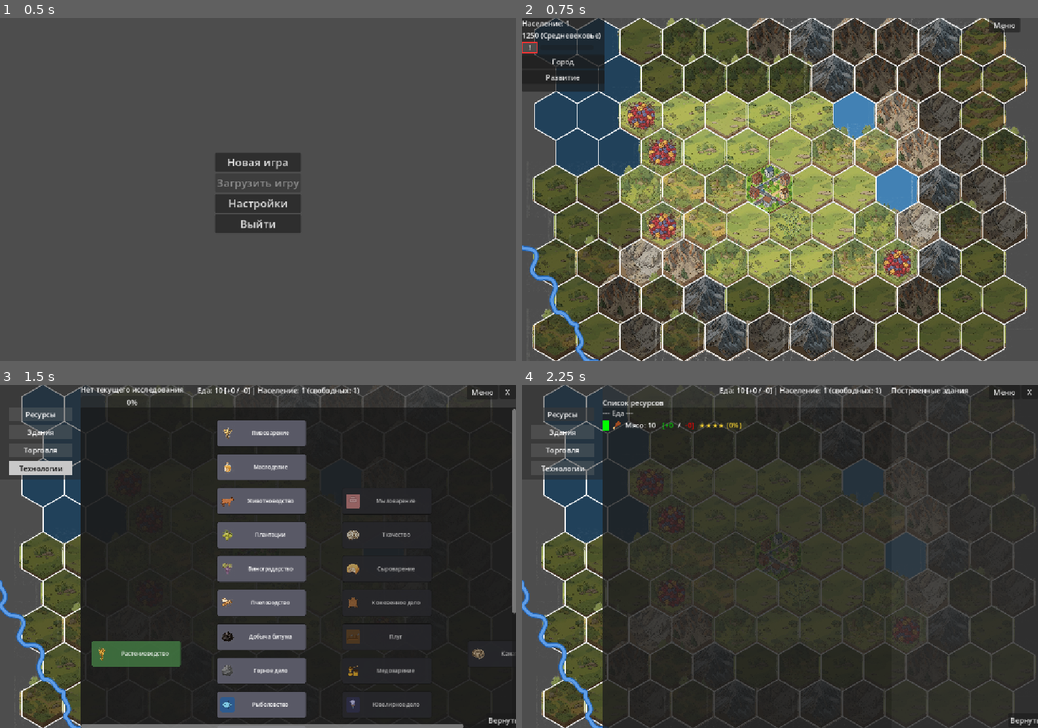
Above: before the commit, frames 1-4 (two rows, left to right).
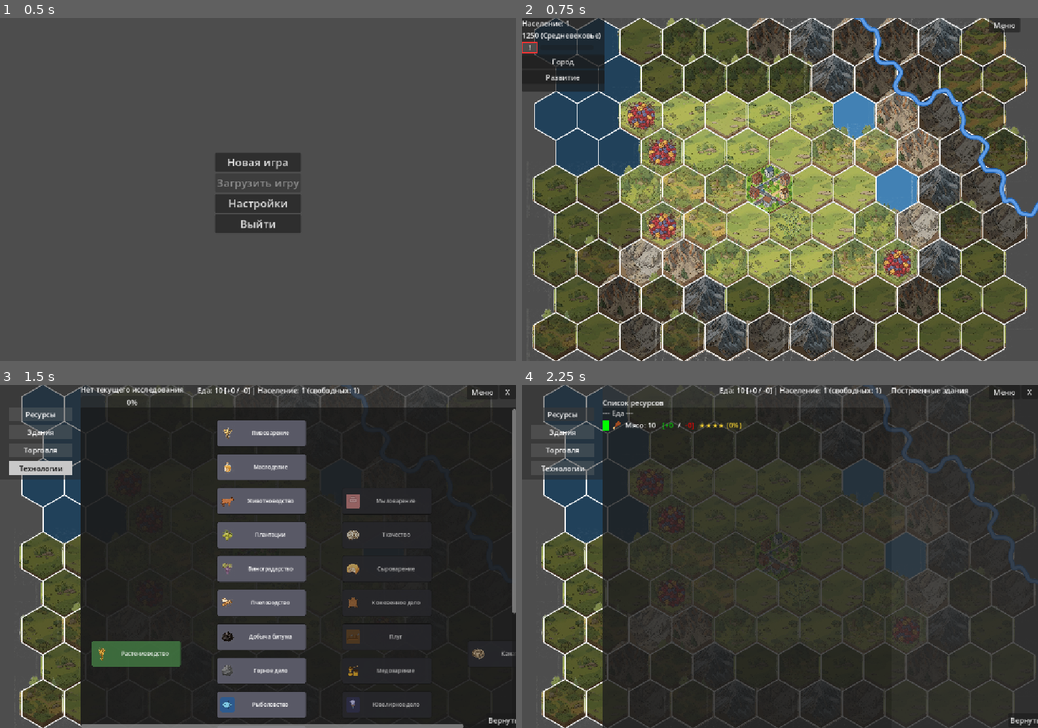
Above: after the commit, the same moments.

Repository: Night-Pryanik/The-City
Game: Godot game, scene res://scenes/main_menu.tscn
The game is run twice, just before and just after one commit, with the same random seed, the same clock (stepped at 60 frames per second) and the same inputs.
Inputs (mouse positions are in pixels of both pictures, inside the frame that each line leads up to):
- Up to frame 1 (0.5 s): no input
- Up to frame 2 (0.75 s): click "Новая игра" at 0.5 s
- Up to frame 3 (1.5 s): click (10, 415) at 1.25 s
- Up to frame 4 (2.25 s): click "Ресурсы" at 2 s

Frame 1 is identical in both runs. In frame 2, 1.5% of the frame differs, in the area x 0-100%, y 0-100%; in frame 3, 0.6%; in frame 4, 1.2%.

Commit message:
Revert "Исток рек - в горах (в холмах, если гор не нашлось), устье - в озерах"
This reverts commit 8bcdcf4cf9d43c8ac3a0b8aa8d15e01681bb32f1.

Diff:
--- a/scripts/main_map.gd
+++ b/scripts/main_map.gd
@@ -421,16 +421,8 @@
                 else:
                     tile["terrain_icon"] = ""
 
-    # Генерируем реки (визуальные) по всей карте и помечаем рёбра реки в данных гексов.
-    # Исток реки должен быть в горах (или в холмах, если гор не нашлось), устье — в озере,
-    # а как минимум одна река обязана пересекать текущее видимое окно «Кольцо + Регион».
-    var visible_bounds = {
-        "min_row": region_start_row,
-        "max_row": region_end_row,
-        "min_col": region_start_col,
-        "max_col": region_end_col,
-    }
-    river_manager.generate_rivers(map_rows, map_cols, HEX_RADIUS, tile_data, visible_bounds)
+    # Генерируем реки (визуальные) по всей карте и помечаем рёбра реки в данных гексов
+    river_manager.generate_rivers(map_rows, map_cols, HEX_RADIUS)
     river_manager.mark_river_edges(tile_data, map_rows, map_cols, HEX_RADIUS)
 
 func _is_hex_adjacent_to_canal(row: int, col: int) -> bool:
--- a/scripts/river_manager.gd
+++ b/scripts/river_manager.gd
@@ -28,209 +28,28 @@
 # -------------------------------------------------------
 # Главный метод: генерирует реки на карте
 # -------------------------------------------------------
-func generate_rivers(rows: int, cols: int, radius: float, tile_data: Array = [], visible_bounds: Dictionary = {}) -> void:
+func generate_rivers(rows: int, cols: int, radius: float) -> void:
     rivers = []
     if rows < 3 or cols < 3:
         return
 
     var graph = _build_vertex_graph(rows, cols, radius)
-    var used_vertices: Dictionary = {}
+    var border_vertices = _find_border_vertices(graph, rows, cols)
+
+    if border_vertices.is_empty():
+        return
+
+    var used_vertices: Dictionary = {} # Вершины, уже занятые реками
     var num_rivers = randi_range(NUM_RIVERS_MIN, NUM_RIVERS_MAX)
-
-    var mountain_or_hill_vertices = _collect_terrain_vertices(graph, tile_data, ["mountain", "hill"], radius)
-    var lake_vertices = _collect_terrain_vertices(graph, tile_data, ["lake"], radius)
-    var visible_start_vertices = _collect_terrain_vertices(graph, tile_data, ["mountain", "hill"], radius, visible_bounds)
-
     for _i in range(num_rivers):
-        var river: Array = []
-        if not mountain_or_hill_vertices.is_empty() and not lake_vertices.is_empty():
-            river = _generate_terrain_river(graph, tile_data, mountain_or_hill_vertices, lake_vertices, used_vertices)
-        if river.size() < MIN_RIVER_LENGTH:
-            var border_vertices = _find_border_vertices(graph, rows, cols)
-            if not border_vertices.is_empty():
-                river = _try_generate_river(graph, border_vertices, rows, cols, radius, used_vertices)
+        var river = _try_generate_river(graph, border_vertices, rows, cols, radius, used_vertices)
         if river.size() >= MIN_RIVER_LENGTH:
+            # Добавляем все вершины новой реки в used_vertices
             for pt in river:
                 var key = _vertex_key(pt)
                 used_vertices[key] = true
             rivers.append(river)
 
-    if visible_bounds.has("min_row") and visible_bounds.has("max_row") and visible_bounds.has("min_col") and visible_bounds.has("max_col"):
-        if not _has_river_in_visible_window(rivers, visible_bounds, radius):
-            var forced_river = _generate_terrain_river(graph, tile_data, visible_start_vertices, lake_vertices, used_vertices, visible_bounds)
-            if forced_river.size() >= MIN_RIVER_LENGTH:
-                for pt in forced_river:
-                    var key = _vertex_key(pt)
-                    used_vertices[key] = true
-                rivers.append(forced_river)
-
-
-func _collect_terrain_vertices(graph: Dictionary, tile_data: Array, terrain_names: Array, radius: float, bounds: Dictionary = {}) -> Array:
-    var result: Array = []
-    if tile_data.is_empty():
-        return result
-
-    var rows: int = tile_data.size()
-    var cols: int = 0
-    if rows > 0:
-        cols = tile_data[0].size()
-    for row in range(rows):
-        for col in range(cols):
-            if not _in_bounds(row, col, bounds):
-                continue
-            var tile = tile_data[row][col]
-            if tile == null:
-                continue
-            if not terrain_names.has(tile.get("terrain", "plain")):
-                continue
-            for vidx in range(6):
-                var pos = HexUtils.hex_vertex(row, col, vidx, radius)
-                var vkey = _vertex_key(pos)
-                if graph["positions"].has(vkey):
-                    result.append(vkey)
-    return result
-
-func _in_bounds(row: int, col: int, bounds: Dictionary) -> bool:
-    if bounds.is_empty():
-        return true
-    if not bounds.has("min_row") or not bounds.has("max_row") or not bounds.has("min_col") or not bounds.has("max_col"):
-        return true
-    return row >= int(bounds["min_row"]) and row <= int(bounds["max_row"]) and col >= int(bounds["min_col"]) and col <= int(bounds["max_col"])
-
-func _generate_terrain_river(graph: Dictionary, tile_data: Array, start_keys: Array, lake_keys: Array, used_vertices: Dictionary, visible_bounds: Dictionary = {}) -> Array:
-    if start_keys.is_empty() or lake_keys.is_empty():
-        return []
-
-    var start_pool: Array = start_keys
-    if not visible_bounds.is_empty():
-        var visible_candidates: Array = []
-        for key in start_keys:
-            if _vertex_in_visible_bounds(key, graph, visible_bounds):
-                visible_candidates.append(key)
-        if not visible_candidates.is_empty():
-            start_pool = visible_candidates
-
-    for _attempt in range(NUM_RIVER_ATTEMPTS):
-        var start_key = start_pool[randi() % start_pool.size()]
-        var goal_key = lake_keys[randi() % lake_keys.size()]
-        if start_key == goal_key:
-            continue
-
-        var path_keys = _find_river_path(graph, start_key, goal_key, used_vertices, tile_data)
-        if path_keys.is_empty() or path_keys.size() < MIN_RIVER_LENGTH:
-            continue
-
-        var path: Array = []
-        for key in path_keys:
-            path.append(graph["positions"][key])
-        return path
-    return []
-
-func _vertex_in_visible_bounds(vertex_key: String, graph: Dictionary, visible_bounds: Dictionary) -> bool:
-    if not graph["positions"].has(vertex_key):
-        return false
-    var pos = graph["positions"][vertex_key]
-    var best_row := 0
-    var best_col := 0
-    var best_dist := INF
-    for row in range(int(visible_bounds["min_row"]), int(visible_bounds["max_row"]) + 1):
-        for col in range(int(visible_bounds["min_col"]), int(visible_bounds["max_col"]) + 1):
-            var center = HexUtils.hex_center(row, col, 1.0)
-            var dist = pos.distance_to(center)
-            if dist < best_dist:
-                best_dist = dist
-                best_row = row
-                best_col = col
-    return best_row >= int(visible_bounds["min_row"]) and best_row <= int(visible_bounds["max_row"]) and best_col >= int(visible_bounds["min_col"]) and best_col <= int(visible_bounds["max_col"])
-
-func _has_river_in_visible_window(river_list: Array, visible_bounds: Dictionary, radius: float) -> bool:
-    if river_list.is_empty() or visible_bounds.is_empty():
-        return false
-    for river in river_list:
-        for point in river:
-            for row in range(int(visible_bounds["min_row"]), int(visible_bounds["max_row"]) + 1):
-                for col in range(int(visible_bounds["min_col"]), int(visible_bounds["max_col"]) + 1):
-                    var center = HexUtils.hex_center(row, col, radius)
-                    if point.distance_to(center) <= radius * 1.5:
-                        return true
-    return false
-
-func _find_river_path(graph: Dictionary, start_key: String, goal_key: String, merge_keys: Dictionary, tile_data: Array) -> Array:
-    var vertex_positions: Dictionary = graph["positions"]
-    var neighbors_map: Dictionary = graph["neighbors"]
-    var goal_vertex_keys: Dictionary = {}
-    for key in lake_vertex_keys_for_goal(goal_key, graph):
-        goal_vertex_keys[key] = true
-
-    var open_set: Array = [start_key]
-    var came_from: Dictionary = {}
-    var g_score: Dictionary = {start_key: 0.0}
-    var f_score: Dictionary = {start_key: _heuristic(start_key, goal_key, vertex_positions)}
-
-    while not open_set.is_empty():
-        open_set.sort_custom(func(a, b):
-            var fa = f_score.get(a, INF)
-            var fb = f_score.get(b, INF)
-            return fa < fb)
-        var current = open_set.pop_front()
-
-        if goal_vertex_keys.has(current) or merge_keys.has(current):
-            return _reconstruct_path(came_from, current)
-
-        var current_pos = vertex_positions[current]
-        var dir = Vector2.ZERO
-        if came_from.has(current):
-            var prev_key = came_from[current]
-            dir = (current_pos - vertex_positions[prev_key]).normalized()
-        else:
-            dir = (vertex_positions[goal_key] - current_pos).normalized()
-
-        var valid: Array = []
-        for n in neighbors_map[current]:
-            if not _vertex_is_path_allowed(n, graph, tile_data, goal_vertex_keys):
-                continue
-            var npos = vertex_positions[n]
-            var ndir = (npos - current_pos).normalized()
-            var angle = abs(_signed_angle(dir, ndir))
-            if angle <= deg_to_rad(MAX_TURN_ANGLE_DEG) + 0.02:
-                valid.append(n)
-
-        for neighbor in valid:
-            var tentative_g = g_score[current] + current_pos.distance_to(vertex_positions[neighbor])
-            if tentative_g < g_score.get(neighbor, INF):
-                came_from[neighbor] = current
-                g_score[neighbor] = tentative_g
-                f_score[neighbor] = tentative_g + _heuristic(neighbor, goal_key, vertex_positions)
-                if neighbor not in open_set:
-                    open_set.append(neighbor)
-
-    return []
-
-func lake_vertex_keys_for_goal(goal_key: String, graph: Dictionary) -> Array:
-    var result: Array = []
-    var goal_hexes = graph["hexes"].get(goal_key, [])
-    for info in goal_hexes:
-        for vidx in range(6):
-            var pos = HexUtils.hex_vertex(info.row, info.col, vidx, 1.0)
-            var key = _vertex_key(pos)
-            if graph["positions"].has(key):
-                result.append(key)
-    if result.is_empty():
-        result.append(goal_key)
-    return result
-
-func _vertex_is_path_allowed(vertex_key: String, graph: Dictionary, tile_data: Array, goal_vertex_keys: Dictionary) -> bool:
-    if goal_vertex_keys.has(vertex_key):
-        return true
-    var hexes = graph["hexes"].get(vertex_key, [])
-    for info in hexes:
-        if info.row < 0 or info.row >= tile_data.size():
-            continue
-        if info.col < 0 or info.col >= tile_data[info.row].size():
-            continue
-        if tile_data[info.row][info.col].get("terrain", "plain") == "lake":
-            return false
-    return true
 
 # -------------------------------------------------------
 # Пытается сгенерировать одну реку, делая несколько попыток
--- a/tests/river_constraints_test.gd
+++ /dev/null
@@ -1,59 +0,0 @@
-extends SceneTree
-
-func _initialize() -> void:
-    var rows := 24
-    var cols := 24
-    var radius := 20.0
-
-    var tile_data := []
-    for row in range(rows):
-        var line := []
-        for col in range(cols):
-            line.append({"terrain": "plain", "river_edges": []})
-        tile_data.append(line)
-
-    for r in range(4, 10):
-        for c in range(4, 10):
-            tile_data[r][c]["terrain"] = "mountain"
-    for r in range(14, 20):
-        for c in range(14, 20):
-            tile_data[r][c]["terrain"] = "hill"
-    for r in range(9, 12):
-        for c in range(12, 16):
-            tile_data[r][c]["terrain"] = "lake"
-
-    var river_manager = load("res://scripts/river_manager.gd").new()
-    river_manager.generate_rivers(rows, cols, radius, tile_data, {
-        "min_row": 8,
-        "max_row": 16,
-        "min_col": 8,
-        "max_col": 16,
-    })
-
-    var rivers = river_manager.get_rivers()
-    if rivers.is_empty():
-        printerr("No rivers generated")
-        quit(1)
-
-    var visible_hit := false
-    for river in rivers:
-        var starts_in_supported := false
-        var ends_in_lake := false
-        for row in range(rows):
-            for col in range(cols):
-                var terrain = tile_data[row][col].get("terrain", "plain")
-                if terrain == "mountain" or terrain == "hill":
-                    if row >= 8 and row <= 16 and col >= 8 and col <= 16:
-                        starts_in_supported = true
-                if terrain == "lake":
-                    if row >= 8 and row <= 16 and col >= 8 and col <= 16:
-                        ends_in_lake = true
-        if starts_in_supported and ends_in_lake:
-            visible_hit = true
-
-    if not visible_hit:
-        printerr("No river crosses visible ring+region window")
-        quit(1)
-
-    print("River constraints check passed")
-    quit(0)
